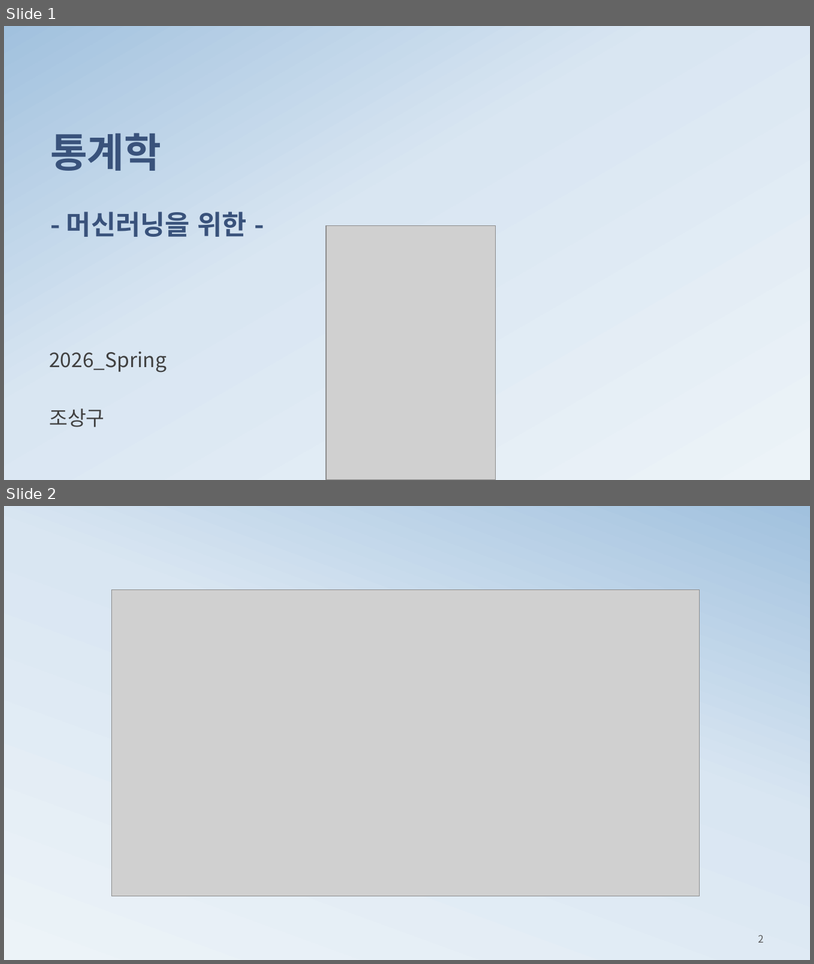
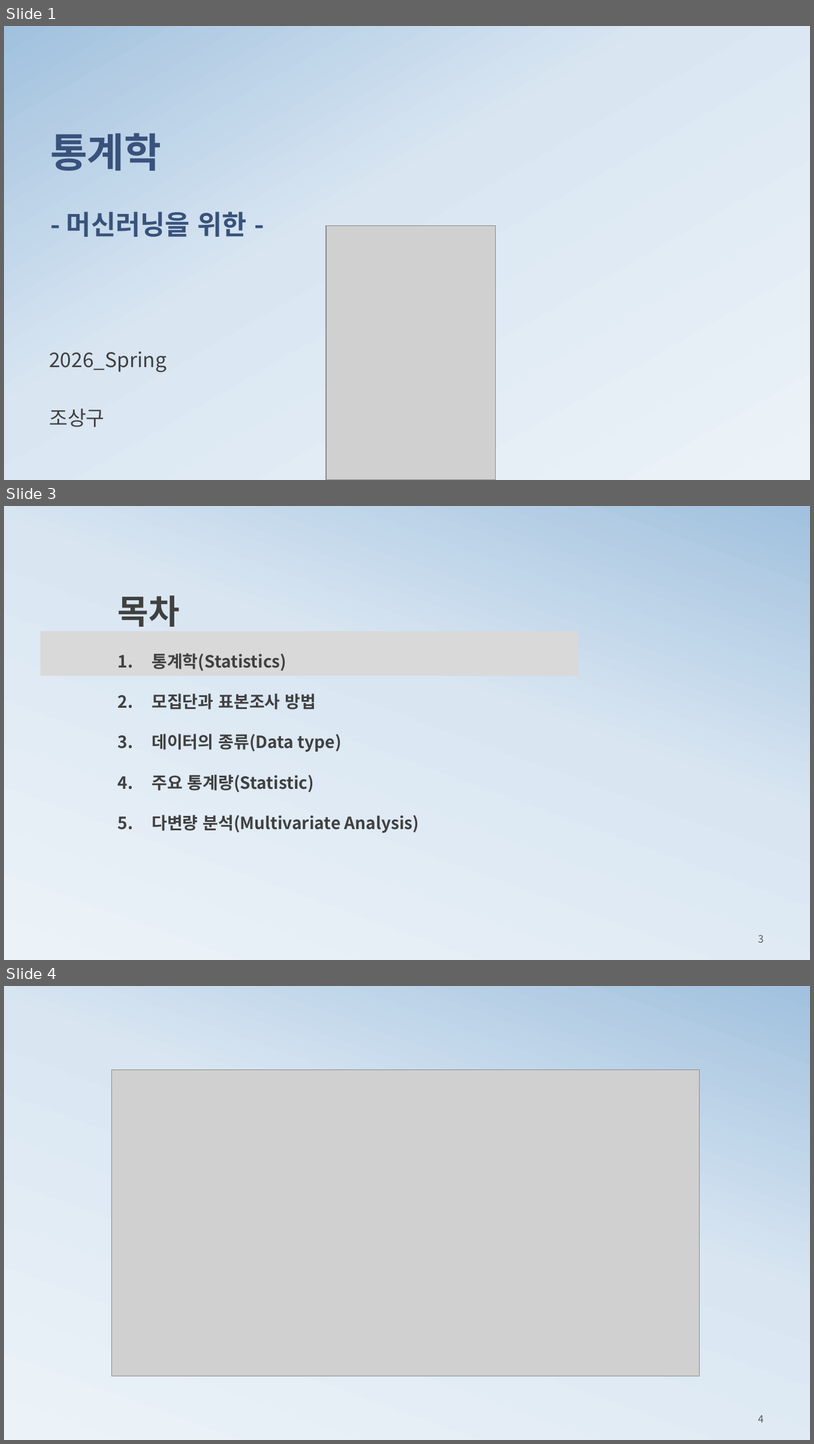
Before and after one commit to ancestor9/mathematics-for-machine-learning, a slide deck: 1_statistics for machine learning.pptx. Shown one above the other, each under a label of ours: slides 1 and 2 before the commit, slides 1, 3 and 4 after it; the slides between them are not shown. The pictures are 814x964 and 814x1444 pixels, drawn with LibreOffice and Linux fonts; fonts in the diff are those of the drawing; grey boxes stand for pictures; background and template pictures are left out. Boxes give left, top, right and bottom in pixels: in the first picture for what was removed or moved away, otherwise in the second. Text is boxed around its words. In the diff, an @@ line names an element or a change of style, - is before the commit and + after.

```diff
--- a/1_statistics for machine learning.pptx
+++ b/1_statistics for machine learning.pptx
@@ slide 3 added at <box>4,506,810,960</box>, background gradient #ECF3F8 to #D9E6F2 to #A1C1DE @@
@@ text added at <box>118,595,419,833</box>, 20 pt, text #404040, bold @@
+목차
+1. 통계학(Statistics)
+2. 모집단과 표본조사 방법
+3. 데이터의 종류(Data type)
+4. 주요 통계량(Statistic)
+5. 다변량 분석(Multivariate Analysis)
@@ rectangle added at <box>40,631,579,676</box>, fill #D9D9D9 @@
@@ page number added at <box>758,934,764,942</box>, 12 pt, text #595959 @@
+3
@@ what was slide 2 is now slide 4 @@
@@ page number at <box>758,1414,764,1422</box>: text changed @@
-2
+4
```
Also in this commit, not shown: 2 slides changed, 7 other slides added.
